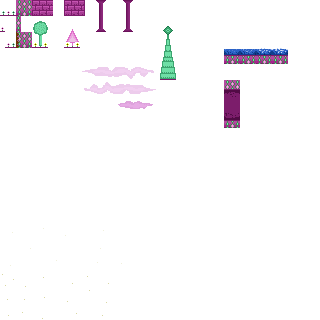
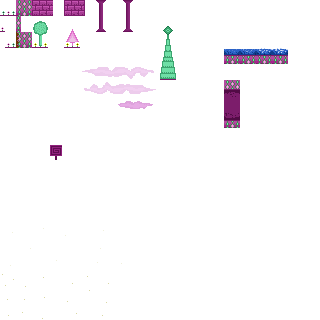
Layered file, before and after one edit (320 x 320). Changes by layer:
painted on "tilesheet.png" over left=50, top=145, right=62, bottom=160
